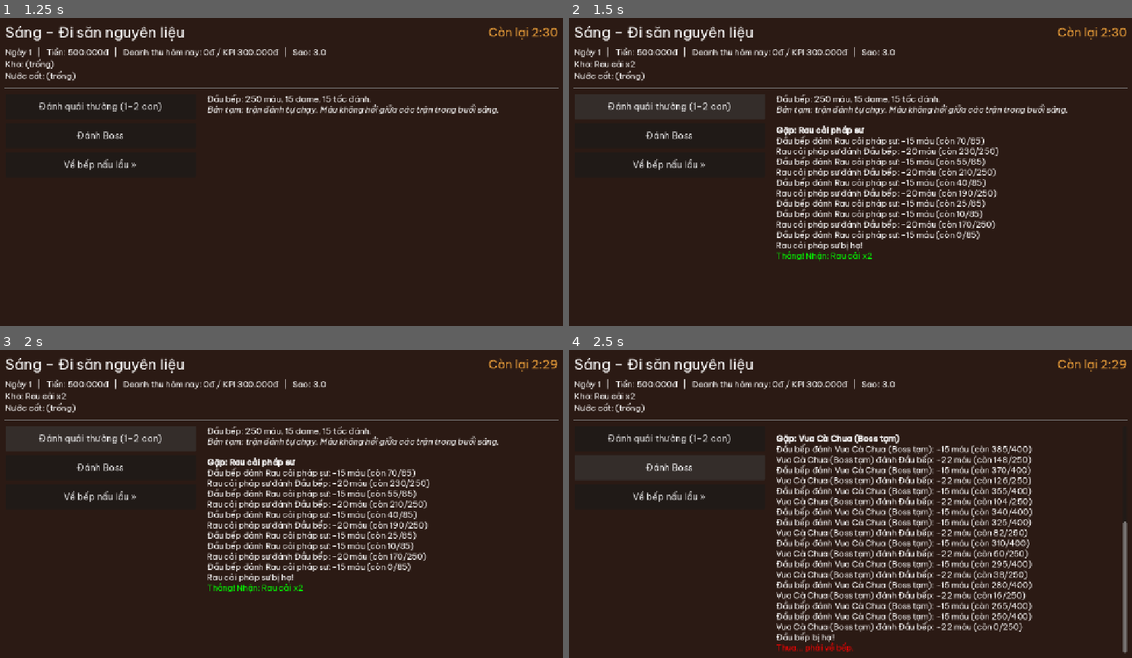
Above: before the commit, frames 1-4 (two rows, left to right).
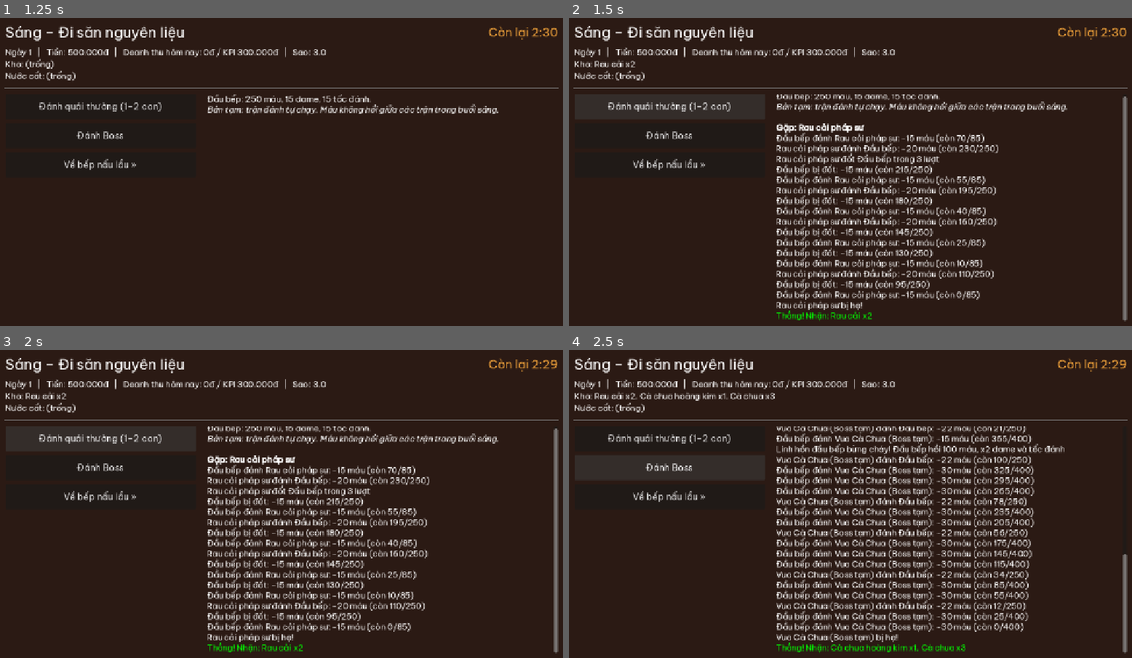
Above: after the commit, the same moments.

Repository: Znoywho/HotPot_SUNSUT
Game: Godot game, scene res://scenes/main_menu/main_menu.tscn
The game is run twice, just before and just after one commit, with the same random seed, the same clock (stepped at 60 frames per second) and the same inputs.
Inputs:
- Up to frame 1 (1.25 s): click "Chơi mới" at 0.5 s
- Up to frame 2 (1.5 s): click "Đánh quái thường (1–2 con)" at 1.25 s
- Up to frame 3 (2 s): no input
- Up to frame 4 (2.5 s): click "Đánh Boss" at 2 s

Frame 1 is identical in both runs. In frame 2, 13% of the frame differs, in the area x 36-100%, y 24-99%; in frame 3, 13%; in frame 4, 8.7%.

Commit message:
S10: hiện thực 7 nội tại và trạng thái Đốt/Độc
- Linh hồn đầu bếp: hồi sinh 1 lần mỗi ngày, x2 dame và tốc đánh
- Bò tót: tích nội năng khi bị đánh, nổ khi chết (5 + nội năng x 0.1)
- Đốt/Độc làm mới số lượt thay vì cộng dồn

Diff:
--- a/scenes/hunt/combat/passives/bull_explosion.gd
+++ b/scenes/hunt/combat/passives/bull_explosion.gd
@@ -1,4 +1,30 @@
 extends Passive
-## Bò tót điên: bị đánh thì tích nội năng, khi chết phát nổ gây 5 dame lên toàn bộ kẻ địch.
-## TODO(Hải): on_damaged() -> tích nội năng (doc chưa ghi nội năng dùng làm gì, chốt với nhóm).
-##   on_death() -> với mỗi c trong battle.opponents_of(holder): c.take_damage(battle, null, 5); return false.
+## Bò tót điên: bị đánh thì tích nội năng như một quả bom. Khi chết thì phát nổ,
+## gây sát thương lên toàn bộ kẻ địch = EXPLOSION_BASE + nội năng * ENERGY_RATIO.
+## TODO(nhóm): cân bằng EXPLOSION_BASE và ENERGY_RATIO.
+
+const EXPLOSION_BASE := 5
+const ENERGY_RATIO := 0.1 ## 120 máu bị đánh hết -> +12 dame nổ.
+
+var inner_energy := 0 ## Tổng máu đã mất trong trận.
+
+
+func on_battle_start(_holder: Combatant, _battle: Battle) -> void:
+	inner_energy = 0
+
+
+func on_damaged(_holder: Combatant, _battle: Battle, _attacker: Combatant, amount: int) -> void:
+	inner_energy += amount
+
+
+func explosion_damage() -> int:
+	return EXPLOSION_BASE + roundi(inner_energy * ENERGY_RATIO)
+
+
+func on_death(holder: Combatant, battle: Battle) -> bool:
+	var dmg := explosion_damage()
+	battle.add_log("%s phát nổ (nội năng %d)! Gây %d dame lên toàn bộ kẻ địch" % [holder.display_name, inner_energy, dmg])
+	# opponents_of() trả về mảng mới nên an toàn khi có người chết giữa chừng.
+	for c in battle.opponents_of(holder):
+		c.take_damage(battle, null, dmg)
+	return false
--- a/scenes/hunt/combat/passives/chef_soul.gd
+++ b/scenes/hunt/combat/passives/chef_soul.gd
@@ -1,5 +1,21 @@
 extends Passive
 ## Người chơi – Linh hồn đầu bếp: lần thua đầu tiên được hồi 100 máu, nhân đôi dame và tốc đánh.
-## TODO(Hải): override on_death(): nếu chưa dùng -> holder.hp = mini(100, holder.max_hp),
-##   holder.damage *= 2, holder.speed *= 2, đánh dấu đã dùng, return true.
-##   Chốt với nhóm: 'lần đầu' tính theo trận, theo buổi săn hay cả game?
+## Đã chốt: 1 lần mỗi ngày. Người chơi được tạo lại mỗi buổi sáng (hunt_phase.gd) nên
+## biến _used tự reset sang ngày mới. Chỉ số x2 giữ đến hết buổi săn hôm đó.
+
+const REVIVE_HP := 100
+const DAMAGE_MULTIPLIER := 2
+const SPEED_MULTIPLIER := 2
+
+var _used := false
+
+
+func on_death(holder: Combatant, battle: Battle) -> bool:
+	if _used:
+		return false
+	_used = true
+	holder.hp = mini(REVIVE_HP, holder.max_hp)
+	holder.damage *= DAMAGE_MULTIPLIER
+	holder.speed *= SPEED_MULTIPLIER
+	battle.add_log("Linh hồn đầu bếp bừng cháy! %s hồi %d máu, x%d dame và tốc đánh" % [holder.display_name, holder.hp, DAMAGE_MULTIPLIER])
+	return true
--- a/scenes/hunt/combat/passives/enoki_first_strike.gd
+++ b/scenes/hunt/combat/passives/enoki_first_strike.gd
@@ -1,3 +1,7 @@
 extends Passive
 ## Nấm kim châm cung thủ: luôn đánh trước ở lượt đầu.
-## TODO(Hải): override on_battle_start() -> holder.atb = Battle.ATB_FULL + 1.0
+
+
+func on_battle_start(holder: Combatant, _battle: Battle) -> void:
+	# Đầy ATB ngay từ đầu, cao hơn mức đầy để thắng các đơn vị khác cũng vừa đầy.
+	holder.atb = Battle.ATB_FULL + 1.0
--- a/scenes/hunt/combat/passives/greens_burn.gd
+++ b/scenes/hunt/combat/passives/greens_burn.gd
@@ -1,3 +1,16 @@
 extends Passive
-## Rau cải pháp sư: đốt 15 máu mỗi lượt, kéo dài 3 lượt.
-## TODO(Hải): override on_hit_dealt() -> target.add_status(BurnEffect.new(3)).
+## Rau cải pháp sư: đánh trúng thì đốt 15 máu mỗi lượt, kéo dài 3 lượt.
+## Không cộng dồn: nếu mục tiêu đang bị đốt thì làm mới lại số lượt.
+
+const BURN_TURNS := 3
+
+
+func on_hit_dealt(holder: Combatant, battle: Battle, target: Combatant, damage: int) -> void:
+	if damage <= 0 or not target.is_alive():
+		return
+	for effect in target.statuses:
+		if effect is BurnEffect:
+			effect.turns_left = maxi(effect.turns_left, BURN_TURNS)
+			return
+	target.add_status(BurnEffect.new(BURN_TURNS))
+	battle.add_log("%s đốt %s trong %d lượt" % [holder.display_name, target.display_name, BURN_TURNS])
--- a/scenes/hunt/combat/passives/poison_strike.gd
+++ b/scenes/hunt/combat/passives/poison_strike.gd
@@ -1,3 +1,18 @@
 extends Passive
-## Nấm dược sư: đòn đánh có thể gây độc, mất 2% máu mỗi lượt.
-## TODO(Hải): override on_hit_dealt(): theo tỷ lệ (chốt %, vd 30%) -> target.add_status(PoisonEffect.new(3)).
+## Nấm dược sư: đòn đánh có thể gây độc, mất 2% máu tối đa mỗi lượt.
+## Không cộng dồn: nếu mục tiêu đang trúng độc thì làm mới lại số lượt.
+## TODO(nhóm): cân bằng sau – tỷ lệ gây độc (tạm 30%) và số lượt (tạm 3).
+
+const POISON_CHANCE := 0.3
+const POISON_TURNS := 3
+
+
+func on_hit_dealt(holder: Combatant, battle: Battle, target: Combatant, damage: int) -> void:
+	if damage <= 0 or not target.is_alive() or randf() >= POISON_CHANCE:
+		return
+	for effect in target.statuses:
+		if effect is PoisonEffect:
+			effect.turns_left = maxi(effect.turns_left, POISON_TURNS)
+			return
+	target.add_status(PoisonEffect.new(POISON_TURNS))
+	battle.add_log("%s làm %s trúng độc trong %d lượt" % [holder.display_name, target.display_name, POISON_TURNS])
--- a/scenes/hunt/combat/passives/shrimp_dodge.gd
+++ b/scenes/hunt/combat/passives/shrimp_dodge.gd
@@ -1,4 +1,12 @@
 extends Passive
-## Tôm nhảy: 5% né đòn.
-## TODO(Hải): override modify_incoming_damage(): nếu attacker != null và randf() < 0.05 -> return 0
-##   (attacker == null là sát thương hiệu ứng, không né được).
+## Tôm nhảy: 5% né đòn đánh thường (không né được sát thương hiệu ứng).
+
+const DODGE_CHANCE := 0.05
+
+
+func modify_incoming_damage(holder: Combatant, battle: Battle, attacker: Combatant, amount: int) -> int:
+	# attacker == null là sát thương từ hiệu ứng (độc, đốt, nổ...): không né được.
+	if attacker != null and amount > 0 and randf() < DODGE_CHANCE:
+		battle.add_log("%s nhảy né đòn của %s!" % [holder.display_name, attacker.display_name])
+		return 0
+	return amount
--- a/scenes/hunt/combat/passives/tomato_guard.gd
+++ b/scenes/hunt/combat/passives/tomato_guard.gd
@@ -1,4 +1,21 @@
 extends Passive
 ## Chiến binh cà chua: dưới 25% máu thì nhận giáp bằng 10% máu tối đa (1 lần/trận).
-## TODO(Hải): override on_damaged(): nếu chưa kích hoạt và holder.hp < holder.max_hp * 0.25
-##   -> holder.armor += roundi(holder.max_hp * 0.1), đánh dấu đã kích hoạt, battle.add_log(...).
+
+const HP_THRESHOLD := 0.25
+const ARMOR_RATIO := 0.1
+
+var _triggered := false
+
+
+func on_battle_start(_holder: Combatant, _battle: Battle) -> void:
+	_triggered = false
+
+
+func on_damaged(holder: Combatant, battle: Battle, _attacker: Combatant, _amount: int) -> void:
+	if _triggered or not holder.is_alive():
+		return
+	if holder.hp < holder.max_hp * HP_THRESHOLD:
+		_triggered = true
+		var gained := roundi(holder.max_hp * ARMOR_RATIO)
+		holder.armor += gained
+		battle.add_log("%s dựng khiên cà chua: +%d giáp" % [holder.display_name, gained])
--- a/scenes/hunt/combat/statuses/burn.gd
+++ b/scenes/hunt/combat/statuses/burn.gd
@@ -1,5 +1,10 @@
 class_name BurnEffect
 extends StatusEffect
 ## Đốt: mất 15 máu mỗi lượt, kéo dài 3 lượt (tạo bằng BurnEffect.new(3)).
-## TODO(Hải): override on_turn_start(target, battle):
-##   target.take_damage(battle, null, 15)
+
+const DAMAGE_PER_TURN := 15
+
+
+func on_turn_start(target: Combatant, battle: Battle) -> void:
+	var lost := target.take_damage(battle, null, DAMAGE_PER_TURN)
+	battle.add_log("%s bị đốt: -%d máu (còn %d/%d)" % [target.display_name, lost, target.hp, target.max_hp])
--- a/scenes/hunt/combat/statuses/poison.gd
+++ b/scenes/hunt/combat/statuses/poison.gd
@@ -1,5 +1,11 @@
 class_name PoisonEffect
 extends StatusEffect
-## Độc: mất 2% máu tối đa mỗi lượt.
-## TODO(Hải): override on_turn_start(target, battle):
-##   target.take_damage(battle, null, maxi(1, roundi(target.max_hp * 0.02)))
+## Độc: mất 2% máu tối đa mỗi lượt (ít nhất 1 máu).
+
+const MAX_HP_RATIO := 0.02
+
+
+func on_turn_start(target: Combatant, battle: Battle) -> void:
+	var amount := maxi(1, roundi(target.max_hp * MAX_HP_RATIO))
+	var lost := target.take_damage(battle, null, amount)
+	battle.add_log("%s trúng độc: -%d máu (còn %d/%d)" % [target.display_name, lost, target.hp, target.max_hp])
